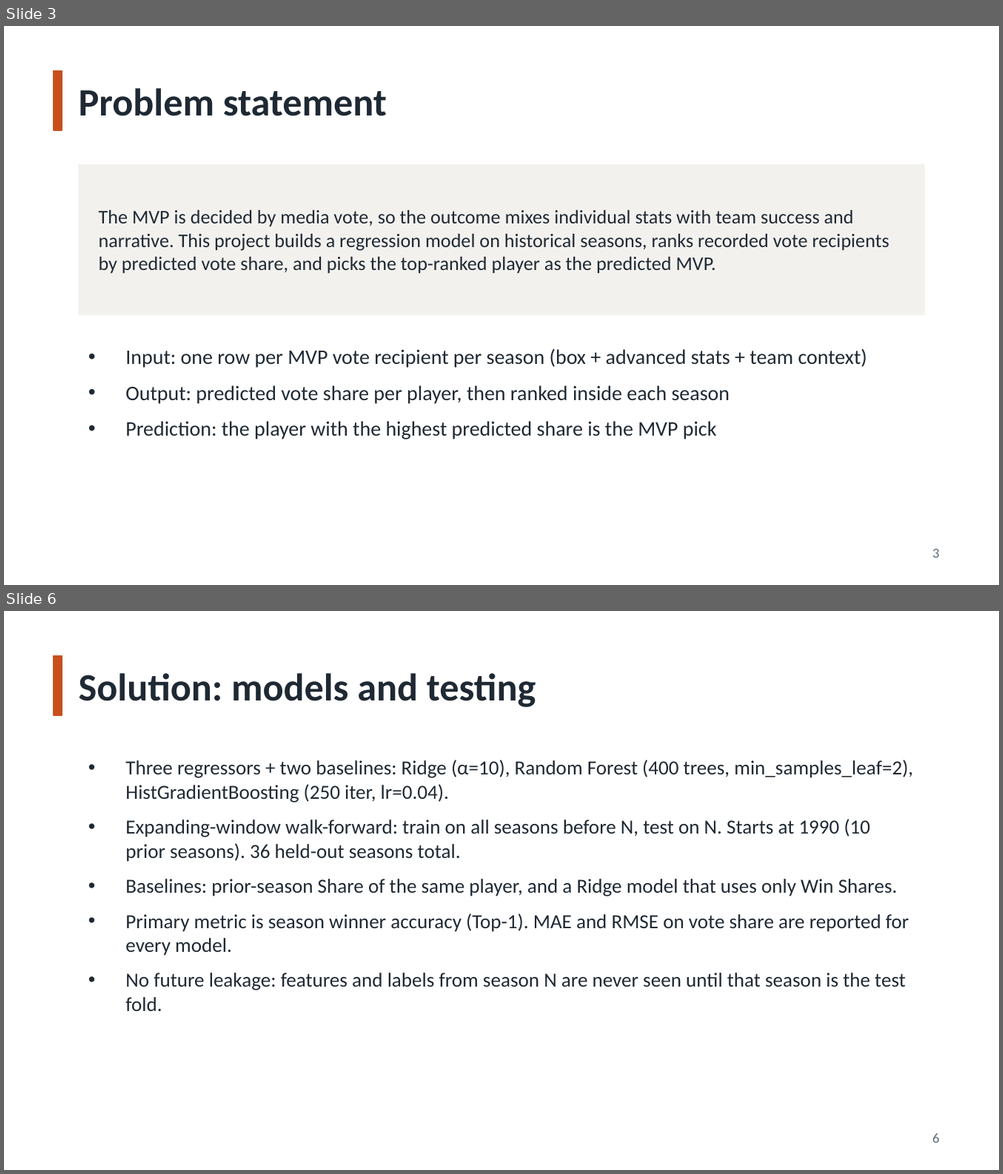
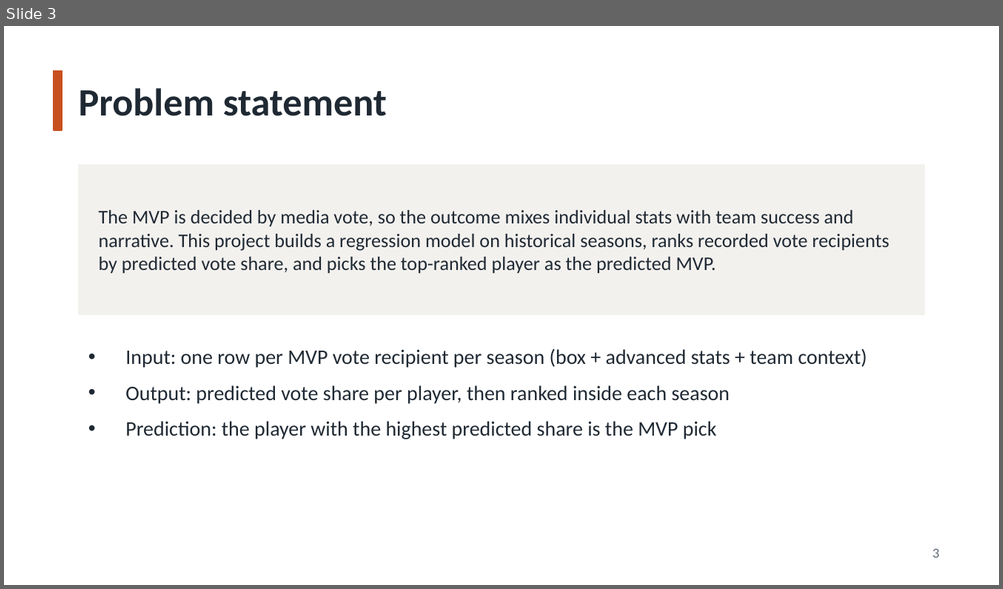
Before and after one commit to arayanajain/NBA-MVP-Prediction, a slide deck: NBA_MVP_Prediction.pptx. Shown one above the other, each under a label of ours: slides 3 and 6 before the commit, slide 3 after it; the slides between them are not shown. The pictures are 1003x1174 and 1003x589 pixels, drawn with LibreOffice and Linux fonts; fonts in the diff are those of the drawing. Boxes give left, top, right and bottom in pixels: in the first picture for what was removed or moved away, otherwise in the second. Text is boxed around its words. In the diff, an @@ line names an element or a change of style, - is before the commit and + after.

```diff
--- a/NBA_MVP_Prediction.pptx
+++ b/NBA_MVP_Prediction.pptx
@@ slide 6 removed at (x1=4, y1=611, x2=999, y2=1170), background #FFFFFF @@
@@ rectangle removed at (x1=54, y1=655, x2=62, y2=715) @@
@@ text removed at (x1=79, y1=673, x2=535, y2=707) @@
-Solution: models and testing
@@ text removed at (x1=125, y1=760, x2=913, y2=1011) @@
-• Three regressors + two baselines: Ridge (α=10), Random Forest (400 trees, min_samples_leaf=2), HistGradientBoosting (250 iter, lr=0.04).
-• Expanding-window walk-forward: train on all seasons before N, test on N. Starts at 1990 (10 prior seasons). 36 held-out seasons total.
-• Baselines: prior-season Share of the same player, and a Ridge model that uses only Win Shares.
-• Primary metric is season winner accuracy (Top-1). MAE and RMSE on vote share are reported for every model.
-• No future leakage: features and labels from season N are never seen until that season is the test fold.
@@ text removed at (x1=932, y1=1133, x2=939, y2=1143) @@
-6
```
Also in this commit, not shown: 4 slides changed, 6 slides added, 1 other slide removed.
